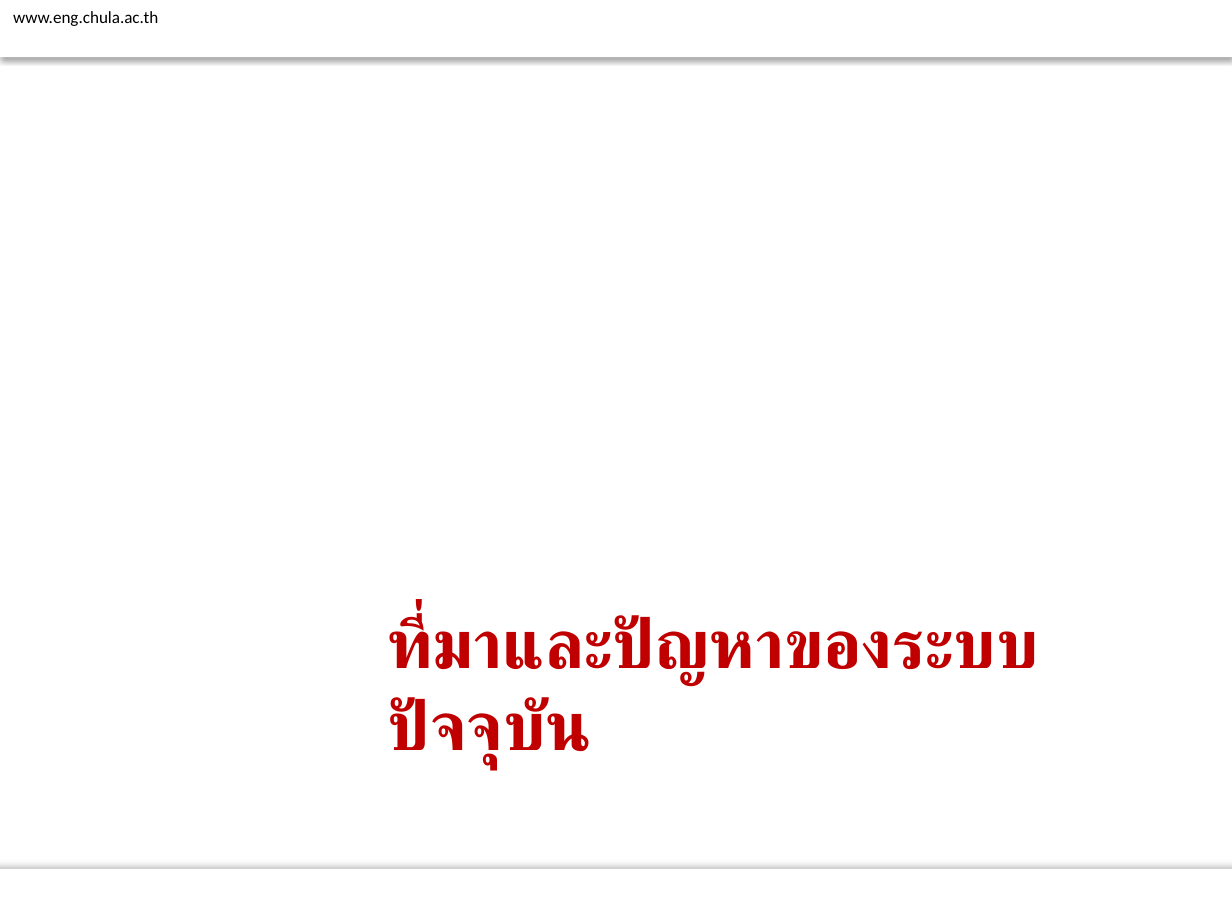
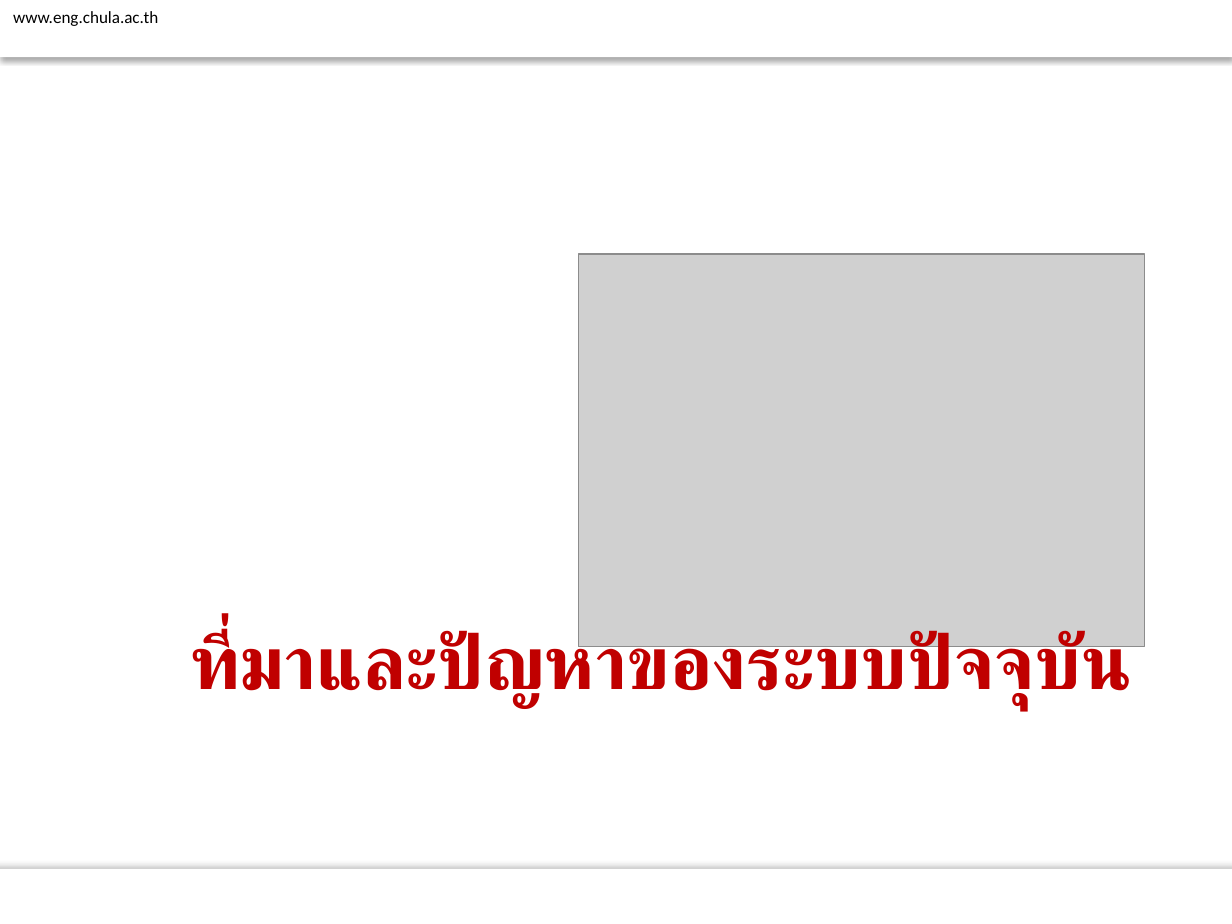
Before and after one commit to atadeesom/BubbleBeeDoc, a slide deck: slide 4 of Proposal/Final/Presentation R1.pptx. Drawn at 1232x924 pixels with LibreOffice and Linux fonts; fonts in the diff are those of the drawing; grey boxes stand for pictures; background and template pictures are left out. Boxes give left, top, right and bottom in pixels: in the first picture for what was removed or moved away, otherwise in the second. Text is boxed around its words. In the diff, an @@ line names an element or a change of style, - is before the commit and + after.

```diff
--- a/Proposal/Final/Presentation R1.pptx
+++ b/Proposal/Final/Presentation R1.pptx
@@ picture added at (578,254,1145,647) @@
@@ title "ที่มาและปัญหาของระบบปัจจุบัน": place and size @@
-title "ที่มาและปัญหาของระบบปัจจุบัน" at (388,615,628,769)
+title "ที่มาและปัญหาของระบบปัจจุบัน" at (190,631,1133,709)
@@ title "ที่มาและปัญหาของระบบปัจจุบัน" at (190,631,1133,709): size 40 to 44 pt; alignment left to right @@
```
Also in this commit, not shown: 17 other slides changed.
